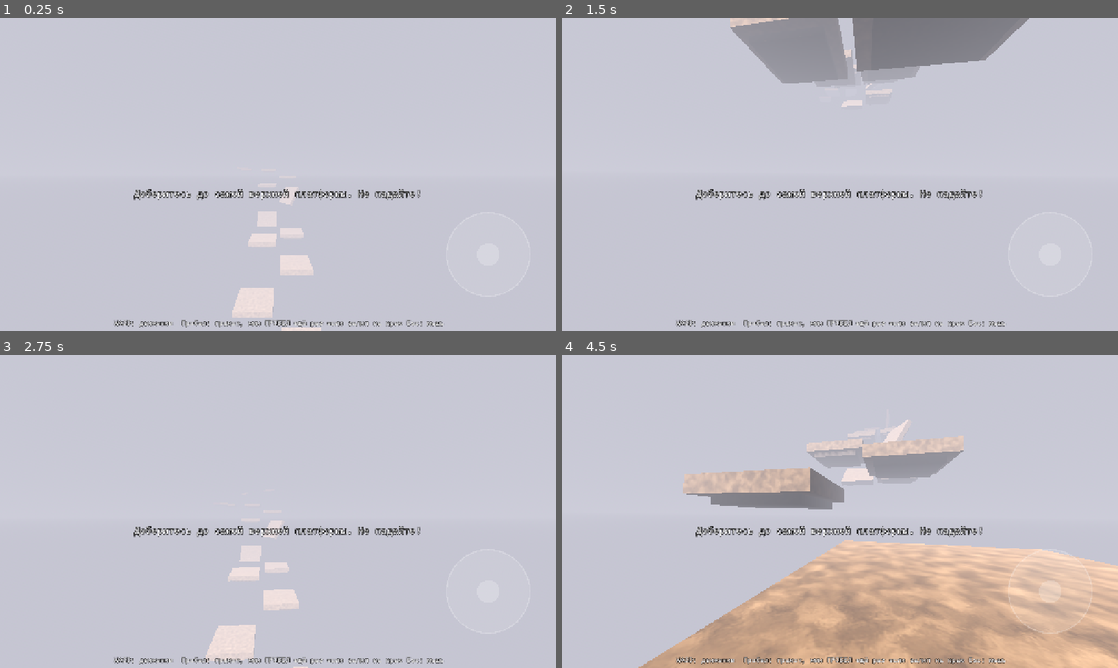
Above: before the commit, frames 1-4 (two rows, left to right).
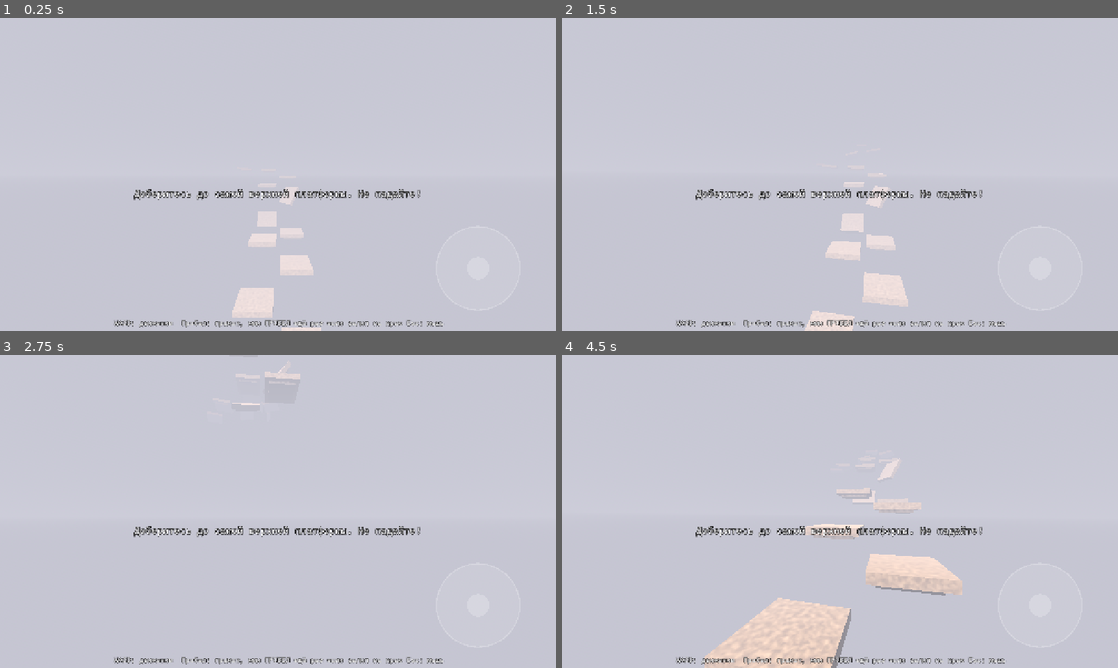
Above: after the commit, the same moments.

Repository: 134rt5yt-svg/T3KOT
Game: Godot game, scene res://scenes/Main.tscn
Two runs of this game, one before a commit and one after it. Both use one fixed random seed, a clock stepped at 60 frames per second and the inputs below.
Inputs (mouse positions are in pixels of both pictures, inside the frame that each line leads up to):
- Up to frame 1 (0.25 s): no input
- Up to frame 2 (1.5 s): move the mouse to (867, 174) at 0.52 s; hold Space (jump) 0.53-1.28 s; hold W (move_forward) from 0.53 s (still down); move the mouse to (812, 174) at 1.27 s; tap Space (jump) at 1.35 s
- Up to frame 3 (2.75 s): keep holding W (move_forward); tap Space (jump) at 1.52, 1.82 s; move the mouse to (289, 505) at 2.02 s; hold Space (jump) from 2.03 s (still down)
- Up to frame 4 (4.5 s): keep holding W (move_forward); move the mouse to (834, 517) at 2.77 s; release Space (jump) at 2.78 s; tap Space (jump) at 2.85, 3.02, 3.32, 4.35 s; move the mouse to (878, 514) at 3.52 s; hold Space (jump) 3.53-4.28 s; move the mouse to (795, 508) at 4.27 s

The runs differ from the first frame. In frame 2, 10% of the frame differs, in the area x 30-84%, y 0-100%; in frame 3, 2.0%; in frame 4, 32%, in the area x 13-100%, y 20-100%.

Commit message:
Add files via upload

Diff:
--- a/project.godot
+++ b/project.godot
@@ -14,7 +14,7 @@
 
 [application]
 
-config/name="t3kot"
+config/name="T3KOT"
 run/main_scene="res://scenes/Main.tscn"
 config/features=PackedStringArray("4.7", "Forward Plus")
 config/icon="res://icon.png"
@@ -23,8 +23,6 @@
 
 window/size/viewport_width=1280
 window/size/viewport_height=720
-window/stretch/mode="canvas_items"
-window/stretch/aspect="expand"
 window/stretch/mode="canvas_items"
 window/stretch/aspect="expand"
 
@@ -71,6 +69,5 @@
 
 [rendering]
 
+textures/vram_compression/import_etc2_astc=true
 lights_and_shadows/directional_shadow/size=2048
-renderer/rendering_method.mobile="mobile"
-textures/vram_compression/import_etc2_astc=true
--- a/scripts/Player.gd
+++ b/scripts/Player.gd
@@ -13,18 +13,27 @@
 var frozen := false
 var last_safe_position := Vector3.ZERO
 var pitch := 0.0
+var _air_jumps_used := 0
+const MAX_AIR_JUMPS := 1
 
 func _ready() -> void:
 	add_to_group("player")
 	last_safe_position = global_position
 	Input.mouse_mode = Input.MOUSE_MODE_CAPTURED
-	if DisplayServer.is_touchscreen_available():
+	if OS.has_feature("mobile") or DisplayServer.is_touchscreen_available():
 		add_child(TouchControls.new())
+
+func apply_touch_look(relative: Vector2) -> void:
+	# Прямой путь для сенсорного обзора; не создаём искусственные mouse events.
+	var scale_factor := get_viewport().get_visible_rect().size.x / 1280.0
+	var sens := MOUSE_SENSITIVITY * clampf(scale_factor, 0.65, 1.6) * 1.4
+	rotate_y(-relative.x * sens)
+	pitch = clampf(pitch - relative.y * sens, deg_to_rad(-85.0), deg_to_rad(85.0))
 
 func _unhandled_input(event: InputEvent) -> void:
 	if event is InputEventMouseMotion and Input.mouse_mode == Input.MOUSE_MODE_CAPTURED:
 		rotate_y(-event.relative.x * MOUSE_SENSITIVITY)
-		pitch = clampf(pitch - event.relative.y * MOUSE_SENSITIVITY, deg_to_rad(-89.0), deg_to_rad(89.0))
+		pitch = clampf(pitch - event.relative.y * MOUSE_SENSITIVITY, deg_to_rad(-85.0), deg_to_rad(85.0))
 	elif event.is_action_pressed("ui_cancel"):
 		if Input.mouse_mode == Input.MOUSE_MODE_CAPTURED:
 			Input.mouse_mode = Input.MOUSE_MODE_VISIBLE
@@ -45,10 +54,16 @@
 	else:
 		velocity.x = move_toward(velocity.x, 0.0, ACCEL * delta)
 		velocity.z = move_toward(velocity.z, 0.0, ACCEL * delta)
-	if not frozen and Input.is_action_just_pressed("jump") and is_on_floor():
-		velocity.y = JUMP_VELOCITY
+	if not frozen and Input.is_action_just_pressed("jump"):
+		if is_on_floor():
+			velocity.y = JUMP_VELOCITY
+			_air_jumps_used = 0
+		elif _air_jumps_used < MAX_AIR_JUMPS:
+			velocity.y = JUMP_VELOCITY
+			_air_jumps_used += 1
 	move_and_slide()
 	if is_on_floor():
+		_air_jumps_used = 0
 		last_safe_position = global_position
 
 func respawn() -> void:
--- a/scripts/TouchControls.gd
+++ b/scripts/TouchControls.gd
@@ -1,86 +1,89 @@
 extends CanvasLayer
-## Сенсорное управление для телефонов: плавающий джойстик слева,
-## кнопка прыжка справа снизу, обзор — перетаскиванием по правой половине экрана.
-## Создаётся целиком из кода и подаёт нажатия через Input.action_press,
-## так что Player.gd работает без изменений.
+## Существующее сенсорное управление: джойстик слева, прыжок справа,
+## обзор отдельным пальцем в правой области. Не генерирует события мыши:
+## камера получает дельту напрямую, поэтому джойстик не вращает обзор.
 
-const STICK_RADIUS := 130.0   # радиус базы джойстика
+const STICK_RADIUS := 130.0
 const STICK_DEAD := 0.15
 const JUMP_RADIUS := 96.0
-const LOOK_SENS := 1.6        # множитель чувствительности обзора относительно мыши
+const LOOK_SENS := 0.0035 # радианы на пиксель, масштабируется с разрешением
 
-var _stick_index := -1        # палец, который ведёт джойстик
-var _look_index := -1         # палец, который ведёт обзор
-var _jump_index := -1         # палец на кнопке прыжка
+var _stick_index := -1
+var _look_index := -1
+var _jump_index := -1
 var _stick_origin := Vector2.ZERO
 var _stick_pos := Vector2.ZERO
 var _jump_center := Vector2.ZERO
 var _jump_pressed := false
 var _hud: Control
+var _player: CharacterBody3D
+var _screen_size := Vector2.ZERO
 
 func _ready() -> void:
 	layer = 10
+	_player = get_parent() as CharacterBody3D
 	_hud = Control.new()
-	_hud.set_anchors_preset(Control.PRESET_FULL_RECT)
+	_hud.set_anchors_and_offsets_preset(Control.PRESET_FULL_RECT)
 	_hud.mouse_filter = Control.MOUSE_FILTER_IGNORE
 	_hud.draw.connect(_draw_hud)
 	add_child(_hud)
-	get_viewport().size_changed.connect(_update_jump_center)
-	_update_jump_center()
+	get_viewport().size_changed.connect(_update_layout)
+	_update_layout()
 
-func _update_jump_center() -> void:
-	var size := _hud.get_viewport_rect().size
-	_jump_center = Vector2(size.x - JUMP_RADIUS - 60.0, size.y - JUMP_RADIUS - 80.0)
+func _update_layout() -> void:
+	_screen_size = get_viewport().get_visible_rect().size
+	# Кнопка прыжка располагается с отступами в процентах от размера экрана.
+	_jump_center = Vector2(_screen_size.x * 0.86, _screen_size.y * 0.80)
 	_hud.queue_redraw()
 
 func _input(event: InputEvent) -> void:
 	if event is InputEventScreenTouch:
-		if event.pressed:
-			if event.position.x < _hud.get_viewport_rect().size.x * 0.5 and _stick_index == -1:
-				_stick_index = event.index
-				_stick_origin = event.position
-				_stick_pos = event.position
-				_hud.queue_redraw()
-			elif event.position.distance_to(_jump_center) < JUMP_RADIUS * 1.3:
-				_jump_index = event.index
+		var touch := event as InputEventScreenTouch
+		if touch.pressed:
+			# Прыжок проверяем первым, чтобы он не был принят за джойстик
+			# на телефонах с узким экраном.
+			if touch.position.distance_to(_jump_center) <= JUMP_RADIUS * 1.25 and _jump_index == -1:
+				_jump_index = touch.index
 				_jump_pressed = true
 				Input.action_press("jump")
 				_hud.queue_redraw()
-			elif _look_index == -1:
-				_look_index = event.index
+			elif touch.position.x < _screen_size.x * 0.48 and _stick_index == -1:
+				_stick_index = touch.index
+				_stick_origin = touch.position
+				_stick_pos = touch.position
+				_hud.queue_redraw()
+			elif touch.position.x >= _screen_size.x * 0.48 and _look_index == -1:
+				_look_index = touch.index
 		else:
-			if event.index == _stick_index:
+			if touch.index == _stick_index:
 				_stick_index = -1
 				_apply_move(Vector2.ZERO)
 				_hud.queue_redraw()
-			elif event.index == _jump_index:
+			elif touch.index == _jump_index:
 				_jump_index = -1
 				_jump_pressed = false
 				Input.action_release("jump")
 				_hud.queue_redraw()
-			elif event.index == _look_index:
+			elif touch.index == _look_index:
 				_look_index = -1
-	elif event is InputEventScreenDrag and event.index == _stick_index:
+	elif event is InputEventScreenDrag:
 		var drag := event as InputEventScreenDrag
-		var offset := drag.position - _stick_origin
-		if offset.length() > STICK_RADIUS:
-			# база подтягивается за пальцем, как в современных шутерах
-			_stick_origin = event.position - offset.normalized() * STICK_RADIUS
-			offset = offset.normalized() * STICK_RADIUS
-		_stick_pos = _stick_origin + offset
-		_apply_move(offset / STICK_RADIUS)
-		_hud.queue_redraw()
-	elif event is InputEventScreenDrag and event.index == _look_index:
-		var motion := InputEventMouseMotion.new()
-		motion.relative = (event as InputEventScreenDrag).relative * LOOK_SENS
-		Input.parse_input_event(motion)
+		if drag.index == _stick_index:
+			var offset: Vector2 = drag.position - _stick_origin
+			if offset.length() > STICK_RADIUS:
+				offset = offset.normalized() * STICK_RADIUS
+			_stick_pos = _stick_origin + offset
+			_apply_move(offset / STICK_RADIUS)
+			_hud.queue_redraw()
+		elif drag.index == _look_index and _player != null:
+			# Только палец, захваченный в правой зоне, поворачивает камеру.
+			_player.apply_touch_look(drag.relative)
 
 func _apply_move(v: Vector2) -> void:
 	for action in ["move_left", "move_right", "move_forward", "move_back"]:
 		Input.action_release(action)
 	if v.length() < STICK_DEAD:
 		return
-	# оси как у Player.gd: x — влево/вправо, y — вперёд/назад
 	var strength := clampf(v.length(), 0.0, 1.0)
 	var dir := v.normalized()
 	if dir.x < -0.2:
Not shown, changed: export_presets.cfg
Not shown, added: README_RU.md
Not shown, added: T3KOT.apk.idsig
